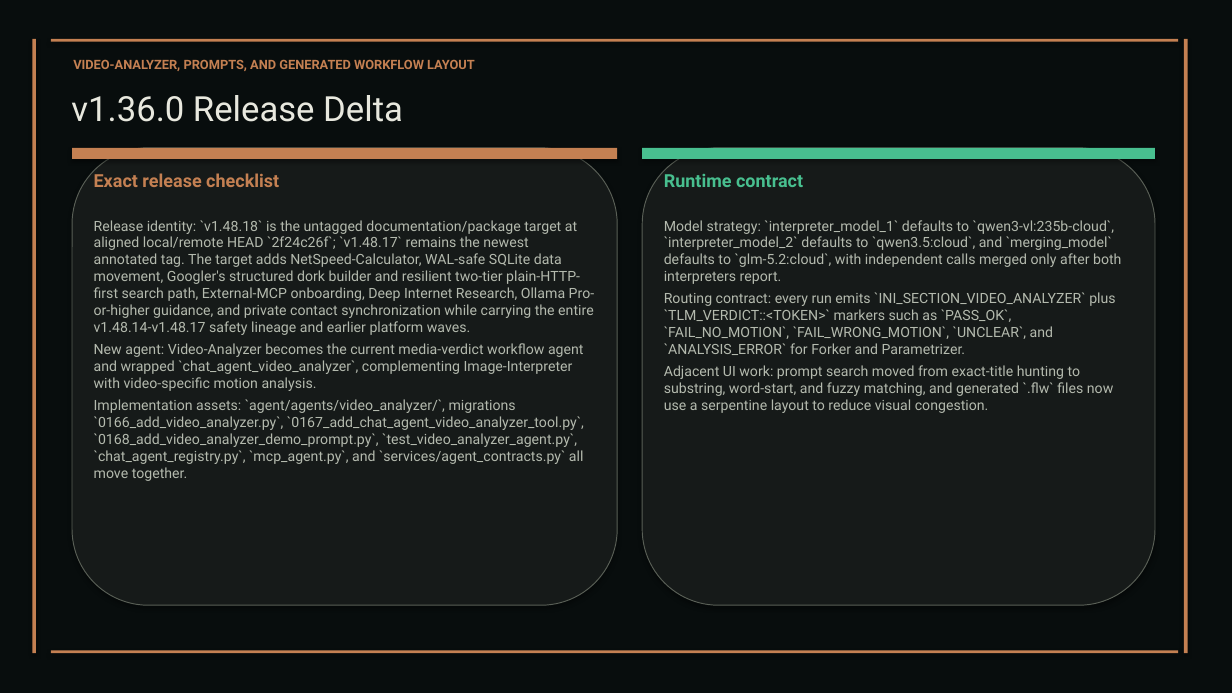
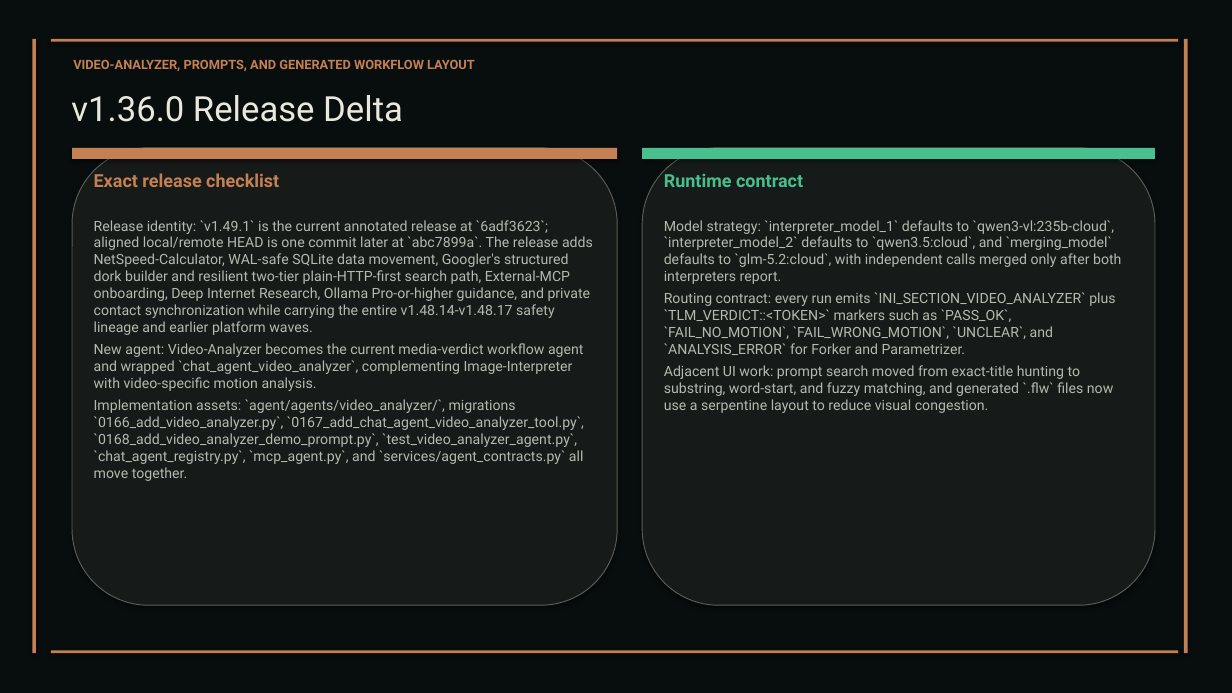
Before and after one commit to XAIHT/Tlamatini, a slide deck: slide 61 of Tlamatini_eXtended_Artificial_Intelligence_Humanly_Tempered.pptx. Drawn at 1232x693 pixels with LibreOffice and Linux fonts; fonts in the diff are those of the drawing. Boxes give left, top, right and bottom in pixels: in the first picture for what was removed or moved away, otherwise in the second. Text is boxed around its words. In the diff, an @@ line names an element or a change of style, - is before the commit and + after.

```diff
--- a/Tlamatini_eXtended_Artificial_Intelligence_Humanly_Tempered.pptx
+++ b/Tlamatini_eXtended_Artificial_Intelligence_Humanly_Tempered.pptx
@@ text at <box>94,220,593,335</box>: text changed @@
-Release identity: `v1.48.18` is the untagged documentation/package target at aligned local/remote HEAD `2f24c26f`; `v1.48.17` remains the newest annotated tag. The target adds NetSpeed-Calculator, WAL-safe SQLite data movement, Googler's structured dork builder and resilient two-tier plain-HTTP-first search path, External-MCP onboarding, Deep Internet Research, Ollama Pro-or-higher guidance, and private contact synchronization while carrying the entire v1.48.14-v1.48.17 safety lineage and earlier platform waves.
+Release identity: `v1.49.1` is the current annotated release at `6adf3623`; aligned local/remote HEAD is one commit later at `abc7899a`. The release adds NetSpeed-Calculator, WAL-safe SQLite data movement, Googler's structured dork builder and resilient two-tier plain-HTTP-first search path, External-MCP onboarding, Deep Internet Research, Ollama Pro-or-higher guidance, and private contact synchronization while carrying the entire v1.48.14-v1.48.17 safety lineage and earlier platform waves.
```
Also in this commit, not shown: 119 other slides changed, 1 slide added, 2 slides removed, 25 other files.
